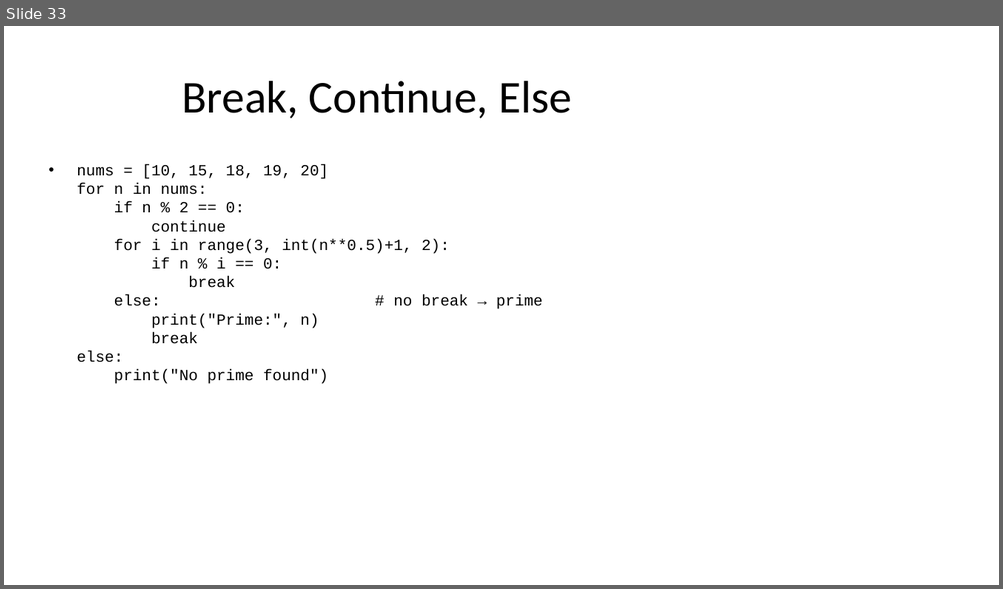
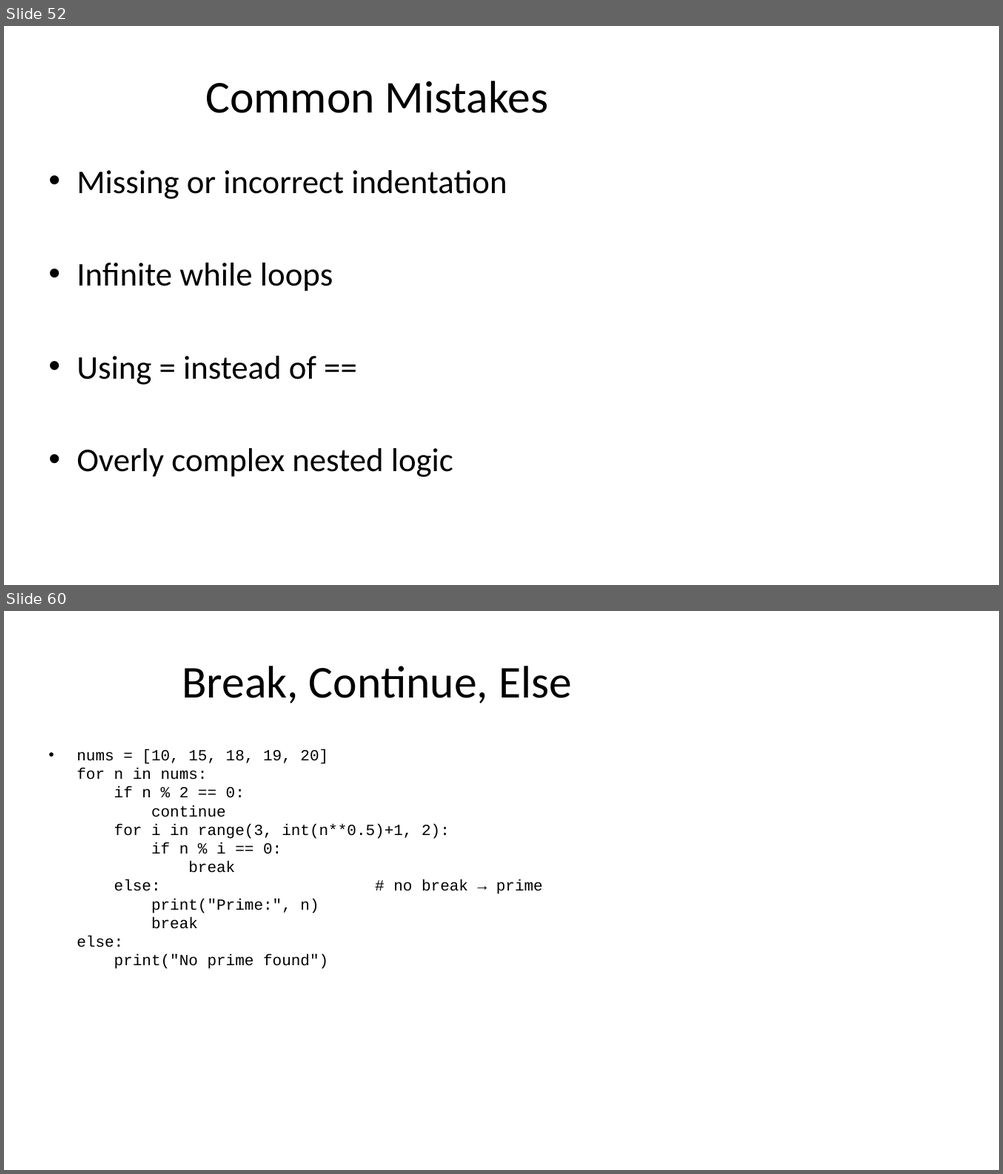
Before and after one commit to seanwhs/3-Day-Python-Crash-Course, a slide deck: Python_Crash_Course_2025.pptx. Shown one above the other, each under a label of ours: slide 33 before the commit, slides 52 and 60 after it; the slides between them are not shown. The pictures are 1003x589 and 1003x1174 pixels, drawn with LibreOffice and Linux fonts; fonts in the diff are those of the drawing. Boxes give left, top, right and bottom in pixels: in the first picture for what was removed or moved away, otherwise in the second. Text is boxed around its words. In the diff, an @@ line names an element or a change of style, - is before the commit and + after.

```diff
--- a/Python_Crash_Course_2025.pptx
+++ b/Python_Crash_Course_2025.pptx
@@ slide 52 added at bbox=[4, 26, 999, 585], background #FFFFFF @@
@@ title added at bbox=[205, 81, 548, 113], 44 pt, text #000000 @@
+Common Mistakes
@@ text added at bbox=[77, 170, 506, 477], 32 pt, text #000000 @@
+• Missing or incorrect indentation
+• Infinite while loops
+• Using = instead of ==
+• Overly complex nested logic
@@ what was slide 33 is now slide 60 @@
```
Also in this commit, not shown: 1 slide changed, 27 other slides added, 1 slide removed.
